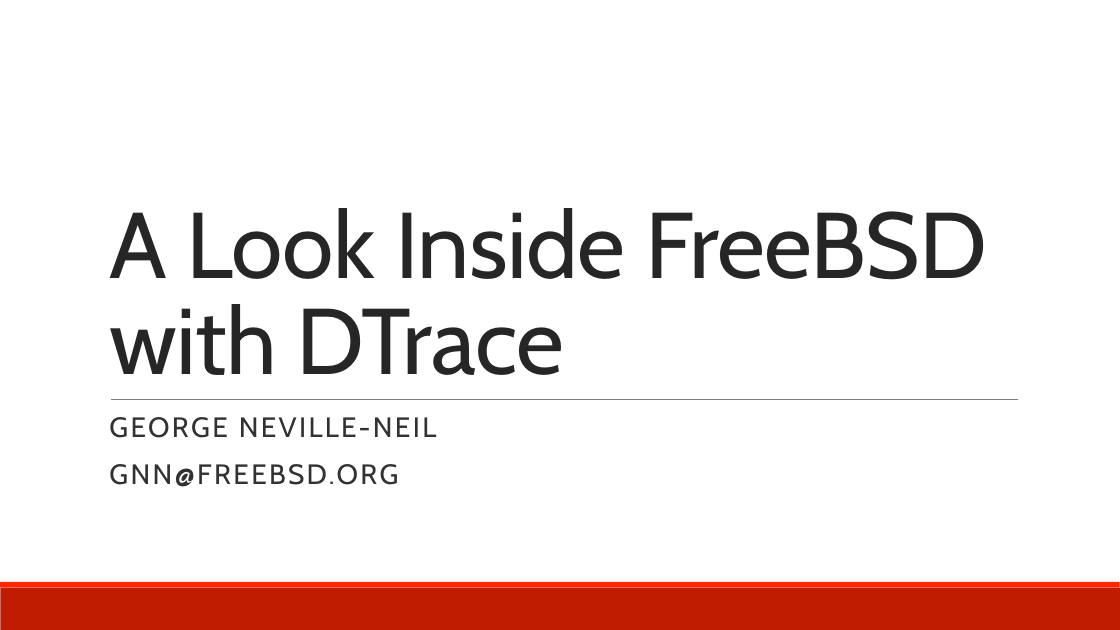
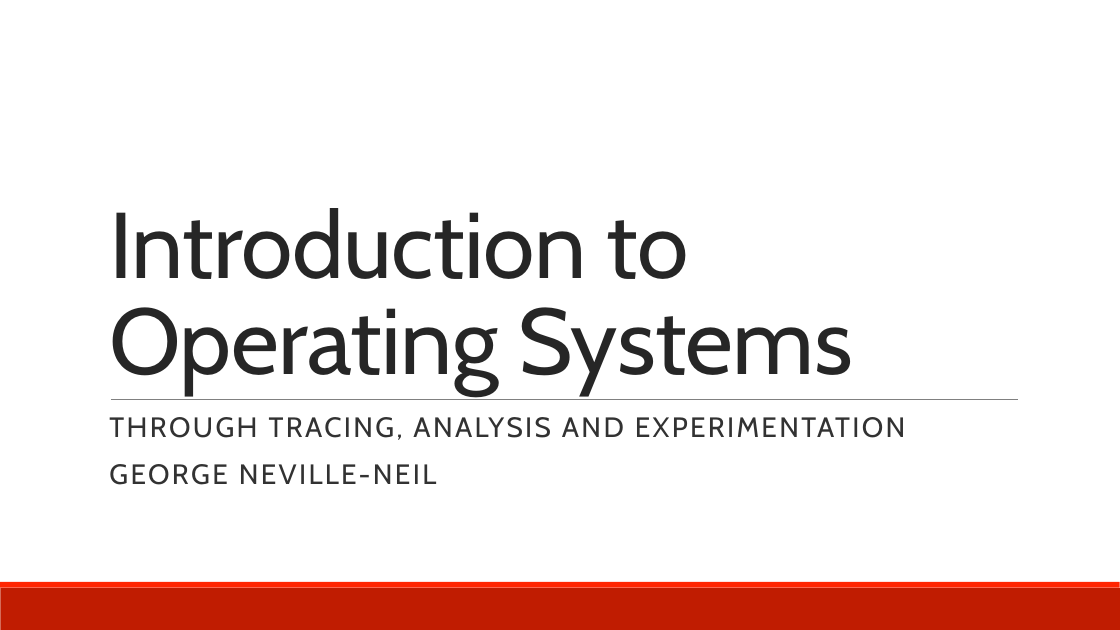
Before and after one commit to teachbsd/course, a slide deck: slide 1 of undergraduate/lectures/lecture3-communication.pptx. Drawn at 1120x630 pixels with LibreOffice and Linux fonts; fonts in the diff are those of the drawing; background and template pictures are left out. Boxes give left, top, right and bottom in pixels: in the first picture for what was removed or moved away, otherwise in the second. Text is boxed around its words. In the diff, an @@ line names an element or a change of style, - is before the commit and + after.

Commit message:
Update lectures with correct titles. Add outline of latency discussion to communication lecture

```diff
--- a/undergraduate/lectures/lecture3-communication.pptx
+++ b/undergraduate/lectures/lecture3-communication.pptx
@@ title at [109,208,852,394]: text changed @@
-A Look Inside FreeBSD with DTrace
+Introduction to Operating Systems
@@ subtitle at [109,417,906,440]: paragraph added @@
+THROUGH TRACING, ANALYSIS AND EXPERIMENTATION
@@ subtitle at [109,464,398,487]: paragraph removed @@
-GNN@FREEBSD.ORG
```
Also in this commit, not shown: 7 slides added, 1 other file.
